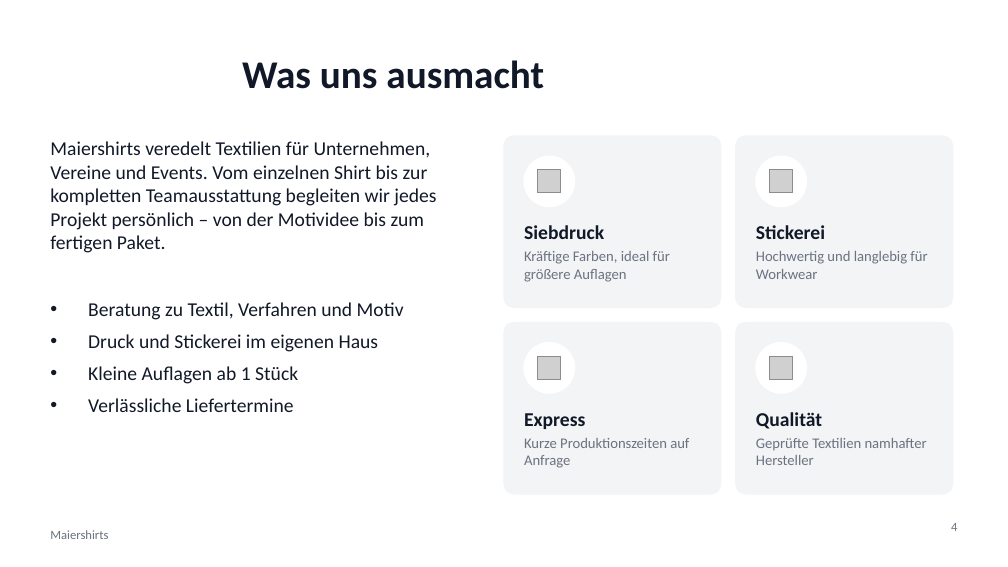
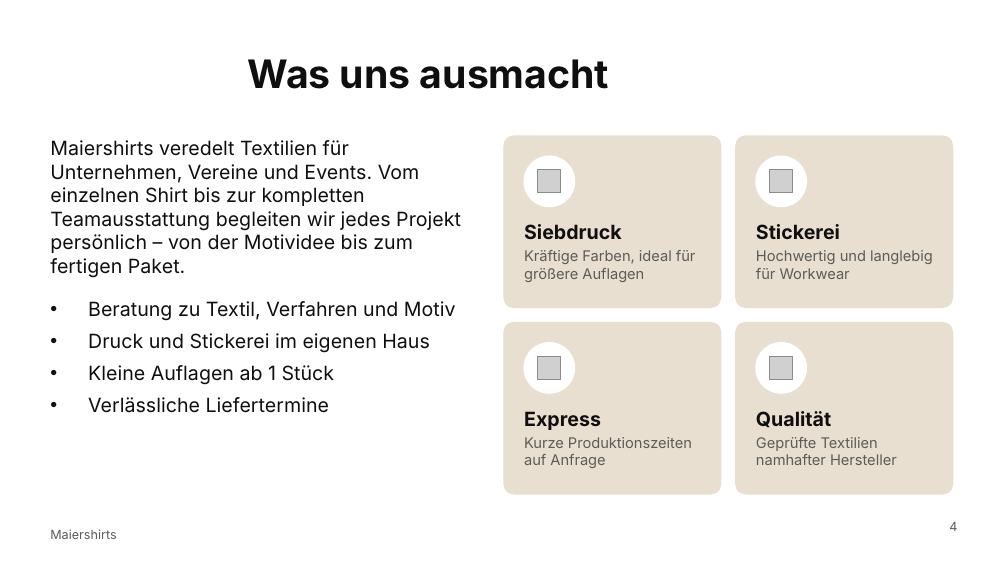
Before and after one commit to 2ghkvdhq67-oss/lexware-angebot-tool, a slide deck: slide 4 of presentation/dist/Maiershirts_Master.pptx. Drawn at 1008x567 pixels with LibreOffice and Linux fonts; fonts in the diff are those of the drawing; grey boxes stand for pictures; background and template pictures are left out. Boxes give left, top, right and bottom in pixels: in the first picture for what was removed or moved away, otherwise in the second. Text is boxed around its words. In the diff, an @@ line names an element or a change of style, - is before the commit and + after.

```diff
--- a/presentation/dist/Maiershirts_Master.pptx
+++ b/presentation/dist/Maiershirts_Master.pptx
@@ font Calibri to Inter, text colour #111827 to #0F0F0F in 7 elements at <box>50,140,461,278</box>, <box>88,301,456,413</box>, <box>524,224,622,239</box>, <box>756,224,840,239</box>, <box>524,411,601,430</box>, <box>756,411,831,427</box>, <box>248,59,609,89</box> @@
@@ fill #F3F4F6 to #E8DFD0; outline #F3F4F6 1 pt to #E8DFD0 1 pt in 4 elements at <box>504,136,721,307</box>, <box>736,136,953,307</box>, <box>504,323,721,494</box>, <box>736,323,953,494</box> @@
@@ font Calibri to Inter, text colour #6B7280 to #5C5C58 in 6 elements at <box>524,250,696,282</box>, <box>756,250,933,279</box>, <box>524,437,692,468</box>, <box>756,437,897,465</box>, <box>949,522,957,531</box>, <box>50,529,116,539</box> @@
```
Also in this commit, not shown: 9 other slides changed, 7 other files.
